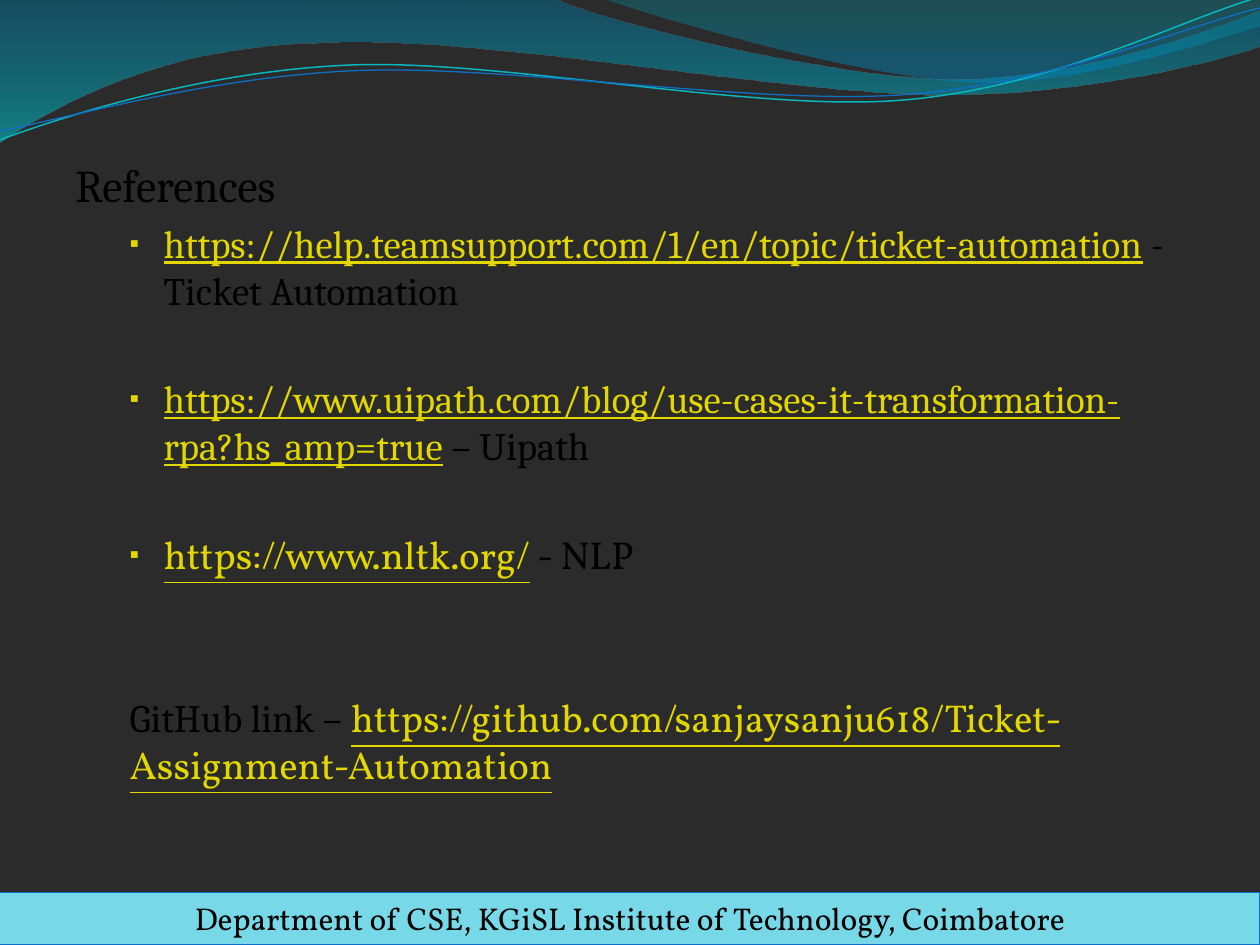
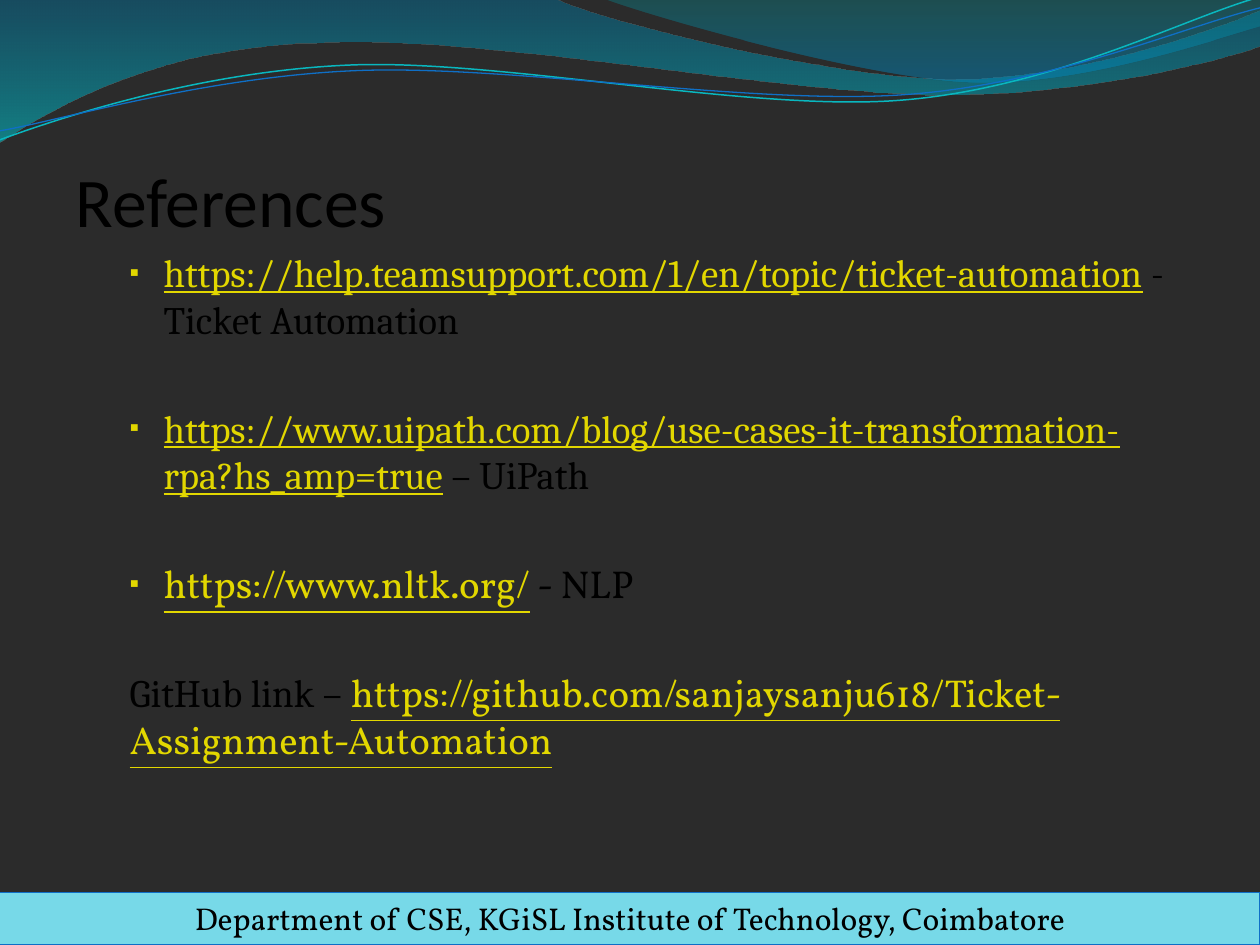
Before and after one commit to sanjay-rb/Ticket-Assignment-Automation, a slide deck: slide 33 of Ticket_Automation/WS/Docs/PPT/final_review_template.pptx. Drawn at 1260x945 pixels with LibreOffice and Linux fonts; fonts in the diff are those of the drawing; background and template pictures are left out; a plain dark background stands for a picture behind light text. Boxes give left, top, right and bottom in pixels: in the first picture for what was removed or moved away, otherwise in the second. Text is boxed around its words. In the diff, an @@ line names an element or a change of style, - is before the commit and + after.

```diff
--- a/Ticket_Automation/WS/Docs/PPT/final_review_template.pptx
+++ b/Ticket_Automation/WS/Docs/PPT/final_review_template.pptx
@@ text at [75, 180, 386, 227]: size 25.9 to 39.8 pt, font Cambria to Calibri in "References"; more space between paragraphs @@
@@ text at [164, 415, 1119, 497]: text changed @@
-  ▪ https://www.uipath.com/blog/use-cases-it-transformation-rpa?hs_amp=true – Uipath
+  ▪ https://www.uipath.com/blog/use-cases-it-transformation-rpa?hs_amp=true – UiPath
```
Also in this commit, not shown: 27 other slides changed, 6 other files.
